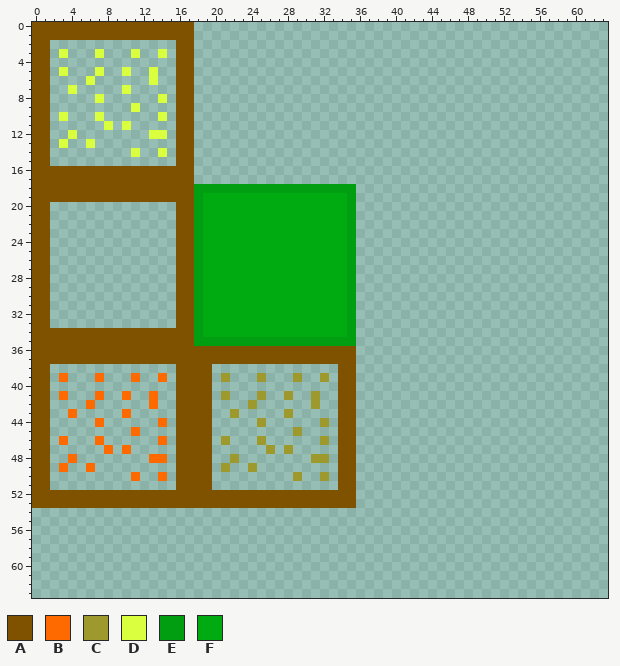
Edited in one commit: pixel-art sprite (core/assets/blocks/Blocks.png). The picture above is the old version.
The file is 64x64 pixels. Colours within 5 levels of each other are drawn and written as one.
Palette (. is transparent): A #7f5200  B #ff6a00  C #9e992d  D #daff3f  E #009e10  F #00aa11
Pixels before (only the part around the change), first column x 0:
 0 AAAAAAAAAAAAAAAAAA............................................
 1 AAAAAAAAAAAAAAAAAA............................................
 2 AA..............AA............................................
 3 AA.D...D...D..D.AA............................................
 4 AA..............AA............................................
 5 AA.D...D..D..D..AA............................................
 6 AA....D......D..AA............................................
 7 AA..D.....D.....AA............................................
 8 AA.....D......D.AA............................................
 9 AA.........D....AA............................................
10 AA.D...D......D.AA............................................
11 AA......D.D.....AA............................................
12 AA..D........DD.AA............................................
13 AA.D..D.........AA............................................
14 AA.........D..D.AA............................................
15 AA..............AA............................................
16 AAAAAAAAAAAAAAAAAA............................................
17 AAAAAAAAAAAAAAAAAA............................................
18 AAAAAAAAAAAAAAAAAAEEEEEEEEEEEEEEEEEE..........................
19 AAAAAAAAAAAAAAAAAAEFFFFFFFFFFFFFFFFE..........................
20 AA..............AAEFFFFFFFFFFFFFFFFE..........................
21 AA..............AAEFFFFFFFFFFFFFFFFE..........................
22 AA..............AAEFFFFFFFFFFFFFFFFE..........................
23 AA..............AAEFFFFFFFFFFFFFFFFE..........................
24 AA..............AAEFFFFFFFFFFFFFFFFE..........................
25 AA..............AAEFFFFFFFFFFFFFFFFE..........................
26 AA..............AAEFFFFFFFFFFFFFFFFE..........................
27 AA..............AAEFFFFFFFFFFFFFFFFE..........................
28 AA..............AAEFFFFFFFFFFFFFFFFE..........................
29 AA..............AAEFFFFFFFFFFFFFFFFE..........................
30 AA..............AAEFFFFFFFFFFFFFFFFE..........................
31 AA..............AAEFFFFFFFFFFFFFFFFE..........................
32 AA..............AAEFFFFFFFFFFFFFFFFE..........................
33 AA..............AAEFFFFFFFFFFFFFFFFE..........................
34 AAAAAAAAAAAAAAAAAAEFFFFFFFFFFFFFFFFE..........................
35 AAAAAAAAAAAAAAAAAAEEEEEEEEEEEEEEEEEE..........................
36 AAAAAAAAAAAAAAAAAAAAAAAAAAAAAAAAAAAA..........................
37 AAAAAAAAAAAAAAAAAAAAAAAAAAAAAAAAAAAA..........................
38 AA..............AAAA..............AA..........................
39 AA.B...B...B..B.AAAA.C...C...C..C.AA..........................
40 AA..............AAAA..............AA..........................
41 AA.B...B..B..B..AAAA.C...C..C..C..AA..........................
42 AA....B......B..AAAA....C......C..AA..........................
43 AA..B.....B.....AAAA..C.....C.....AA..........................
44 AA.....B......B.AAAA.....C......C.AA..........................
45 AA.........B....AAAA.........C....AA..........................
46 AA.B...B......B.AAAA.C...C......C.AA..........................
47 AA......B.B.....AAAA......C.C.....AA..........................
48 AA..B........BB.AAAA..C........CC.AA..........................
49 AA.B..B.........AAAA.C..C.........AA..........................
50 AA.........B..B.AAAA.........C..C.AA..........................
51 AA..............AAAA..............AA..........................
52 AAAAAAAAAAAAAAAAAAAAAAAAAAAAAAAAAAAA..........................
53 AAAAAAAAAAAAAAAAAAAAAAAAAAAAAAAAAAAA..........................
54 ..............................................................
55 ..............................................................
56 ..............................................................
57 ..............................................................
58 ..............................................................
59 ..............................................................
60 ..............................................................
After the commit:
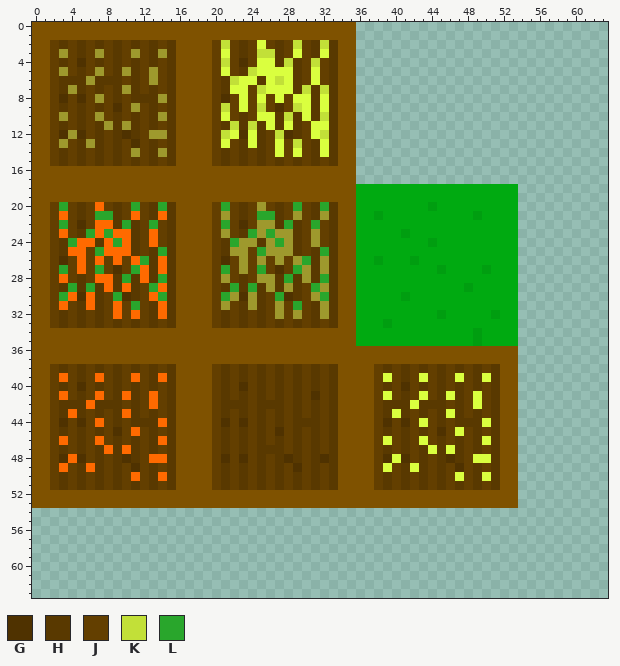
Colours new in this view: G #4f3200  H #593900  J #633f00  K #c2e038  L #29a62c
Commit message: Grown fields change sprite, also made the sprite a bit prettier
From old to new:
Changed rows in their new state; - is an unchanged pixel.
first column x 2:
 0 ----------------AAAAAAAAAAAAAAAAAA------------------
 1 ----------------AAAAAAAAAAAAAAAAAA------------------
 2 JHJHJHJHJHJHJH--AAJKJHJDJHJKJHKHAA------------------
 3 JCJHJCJHJCJHCH--AAJDJHJKKHJDJHDHAA------------------
 4 JHJGJHJHJHJHJH--AAJKJGJDDHKHJKJHAA------------------
 5 JCJHJCJHCHJCJH--AAJDJHKDDDDHJDJHAA------------------
 6 JHHHCHHHJHJCJH--AAJHKDDHDKDHJDJHAA------------------
 7 JHCHJHJHCHJHJH--AAJHDDJKDDDHKHKHAA------------------
 8 JGJGJCJHJHHHCH--AAJGJDJDJDJDDHDHAA------------------
 9 JHJHJHJGJCJHJH--AAJKJDJKJGJKDHDHAA------------------
10 JCJHJCJHJHJHCH--AAJDJHJDDHKHDHKHAA------------------
11 JHJHJHCHCHJHJH--AAJHKHKHDHDHJDDHAA------------------
12 JGCGJHJHGHJCCH--AAJKDGDHJKGHJDKHAA------------------
13 JCJHCHJHJGJHJH--AAJDJHDHJDJKJHDHAA------------------
14 JHJHJHJHJCJHCH--AAJHJHJHJDJDJHDHAA------------------
15 JHJHJHJHJHJHJH--AAJHJHJHJHJHJHJHAA------------------
16 ----------------AAAAAAAAAAAAAAAAAA------------------
17 ----------------AAAAAAAAAAAAAAAAAA------------------
18 ----------------AAAAAAAAAAAAAAAAAAFFFFFFFFFFFFFFFFFF
19 ----------------AAAAAAAAAAAAAAAAAAFFFFFFFFFFFFFFFFFF
20 JLJHJBJHJLJHLH--AAJLJHJCJHJLJHLHAAFFFFFFFFEFFFFFFFFF
21 JBJHJLLHJBJHBH--AAJCJHJLLHJCJHCHAAFFEFFFFFFFFFFEFFFF
22 JLJGJBBHLHJLJH--AAJLJGJCCHLHJLJHAAFFFFFFFFFFFFFFFFFF
23 JBJHLBLBBHJBJH--AAJCJHLCLCCHJCJHAAFFFFFEFFFFFFFFFFFF
24 JHLBBHBLBHJBJH--AAJHLCCHCLCHJCJHAAFFFFFFFFEFFFFFFFFF
25 JHBBJLBBBHJHLH--AAJHCCJLCCCHJHLHAAFFFFFFFFFFFFFFFFFF
26 JGJBJBJBJBLHBH--AAJGJCJCJCJCLHCHAAFFEFFFEFFFFFFFFFFF
27 JLJBJLJGJLBHBH--AAJLJCJLJGJLCHCHAAFFFFFFFFFEFFFFEFFF
28 JBJHJBBHLHBHLH--AAJCJHJCCHLHCHLHAAFFFFFFFFFFFFFFFFFF
29 JHLHLHBHBHJLBH--AAJHLHLHCHCHJLCHAAFFFFFFFFFFFFEFFFFF
30 JLBGBHJLGHJBLH--AAJLCGCHJLGHJCLHAAFFFFFEFFFFFFFFFFFF
31 JBJHBHJBJLJHBH--AAJCJHCHJCJLJHCHAAFFFFFFFFFFFFFFFFFF
32 JHJHJHJBJBJHBH--AAJHJHJHJCJCJHCHAAFFFFFFFFFEFFFFFEFF
33 JHJHJHJHJHJHJH--AAJHJHJHJHJHJHJHAAFFFEFFFFFFFFFFFFFF
34 ----------------AAAAAAAAAAAAAAAAAAFFFFFFFFFFFFFEFFFF
35 ----------------AAAAAAAAAAAAAAAAAAFFFFFFFFFFFFFEFFFF
36 ----------------------------------AAAAAAAAAAAAAAAAAA
37 ----------------------------------AAAAAAAAAAAAAAAAAA
38 JHJHJHJHJHJHJH----JHJHJHJHJHJHJH--AAJHJHJHJHJHJHJHAA
39 J-JHJ-JHJ-JH-H----JHJHJHJHJHJHJH--AAJDJHJDJHJDJHDHAA
40 JHJGJHJHJHJHJH----JHJGJHJHJHJHJH--AAJHJGJHJHJHJHJHAA
41 J-JHJ-JH-HJ-JH----JHJHJHJHJHJGJH--AAJDJHJDJHDHJDJHAA
42 JHHH-HHHJHJ-JH----JHHHJHHHJHJHJH--AAJHHHDHHHJHJDJHAA
43 JH-HJHJH-HJHJH----JHJHJHJHJHJHJH--AAJHDHJHJHDHJHJHAA
44 JGJGJ-JHJHHH-H----JGJGJHJHJHHHJH--AAJGJGJDJHJHHHDHAA
45 JHJHJHJGJ-JHJH----JHJHJHJGJHJHJH--AAJHJHJHJGJDJHJHAA
46 J-JHJ-JHJHJH-H----JHJHJHJHJHJHJH--AAJDJHJDJHJHJHDHAA
47 JHJHJH-H-HJHJH----JHJHJHHHJHJHJH--AAJHJHJHDHDHJHJHAA
48 JG-GJHJHGHJ--H----JGJGJHJHGHJHGH--AAJGDGJHJHGHJDDHAA
49 J-JH-HJHJGJHJH----JHJHJHJHJGJHJH--AAJDJHDHJHJGJHJHAA
50 JHJHJHJHJ-JH-H----JHJHJHJHJHJHJH--AAJHJHJHJHJDJHDHAA
51 JHJHJHJHJHJHJH----JHJHJHJHJHJHJH--AAJHJHJHJHJHJHJHAA
52 ----------------------------------AAAAAAAAAAAAAAAAAA
53 ----------------------------------AAAAAAAAAAAAAAAAAA
